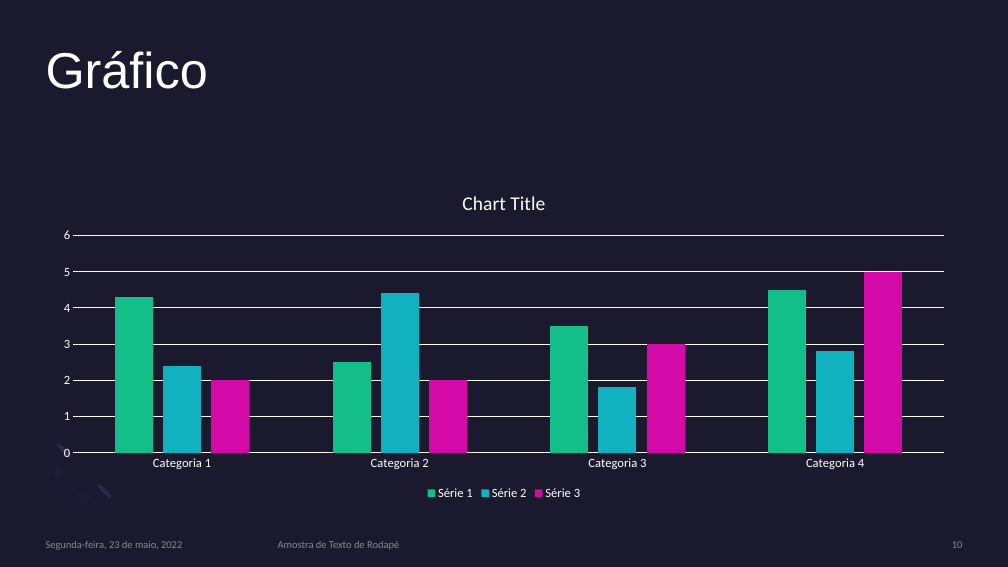
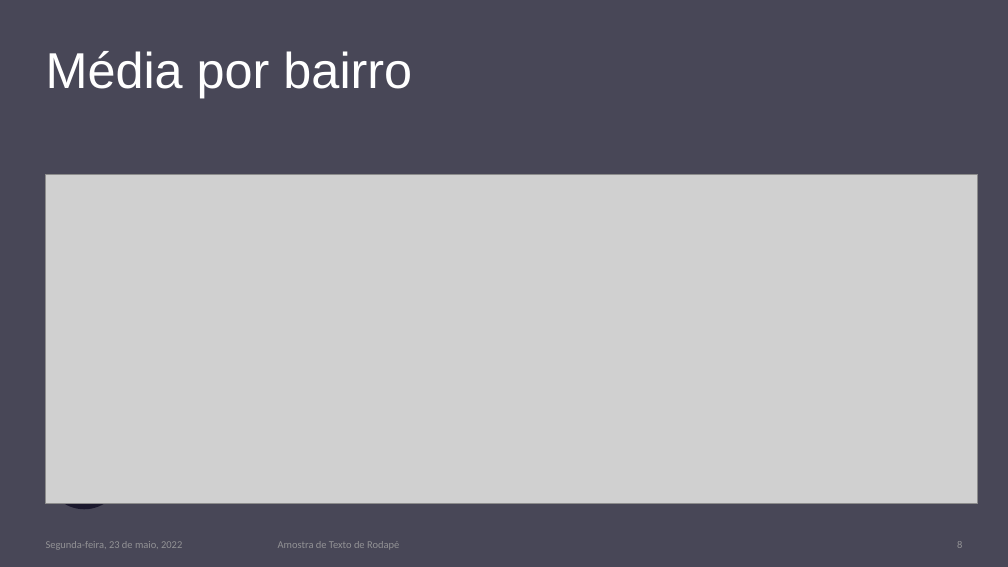
Before and after one commit to lidiambsouza/price_properties, a slide deck: slide 8 of Modelo Imobiliário.pptx (slide 10 before the commit). Drawn at 1008x567 pixels with LibreOffice and Linux fonts; fonts in the diff are those of the drawing; grey boxes stand for pictures. Boxes give left, top, right and bottom in pixels: in the first picture for what was removed or moved away, otherwise in the second. Text is boxed around its words. In the diff, an @@ line names an element or a change of style, - is before the commit and + after.

```diff
--- a/Modelo Imobiliário.pptx
+++ b/Modelo Imobiliário.pptx
@@ background #1B192E to #1B192E at 80% opacity @@
@@ title at bbox=[46, 51, 412, 98]: text changed @@
-Gráfico
+Média por bairro
@@ column chart removed at bbox=[45, 175, 963, 504] @@
-categories: Categoria 1, Categoria 2, Categoria 3, Categoria 4
-Série 1: 4.3, 2.5, 3.5, 4.5
-Série 2: 2.4, 4.4, 1.8, 2.8
-Série 3: 2, 2, 3, 5
@@ picture added at bbox=[45, 175, 978, 504] @@
@@ freeform shape added at bbox=[30, 444, 111, 526], fill #1B192E @@
@@ ellipse removed at bbox=[56, 442, 73, 459] @@
@@ ellipse removed at bbox=[96, 483, 113, 500] @@
@@ text "Segunda-feira, 23 de maio, 2022" at bbox=[46, 541, 182, 550]: more space between paragraphs @@
@@ text "Amostra de Texto de Rodapé" at bbox=[278, 541, 399, 549]: more space between paragraphs @@
@@ page number at bbox=[957, 541, 962, 548]: text changed @@
-10
+8
```
Also in this commit, not shown: 3 other slides changed, 5 slides added, 4 slides removed.
